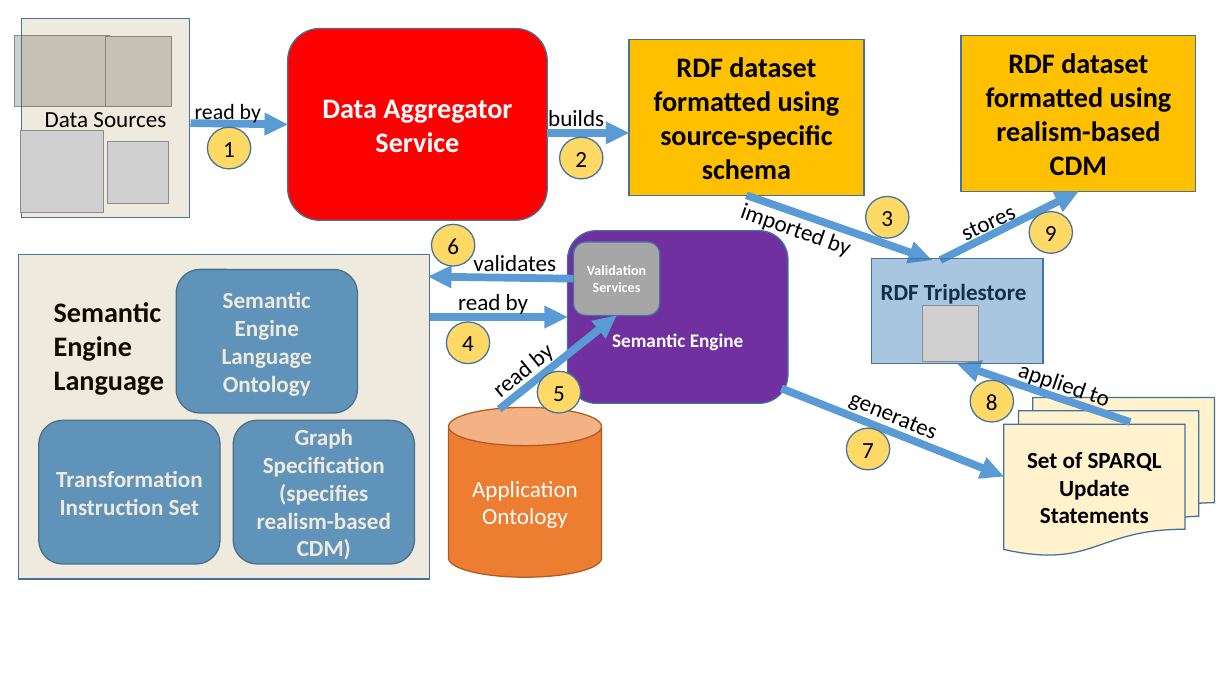
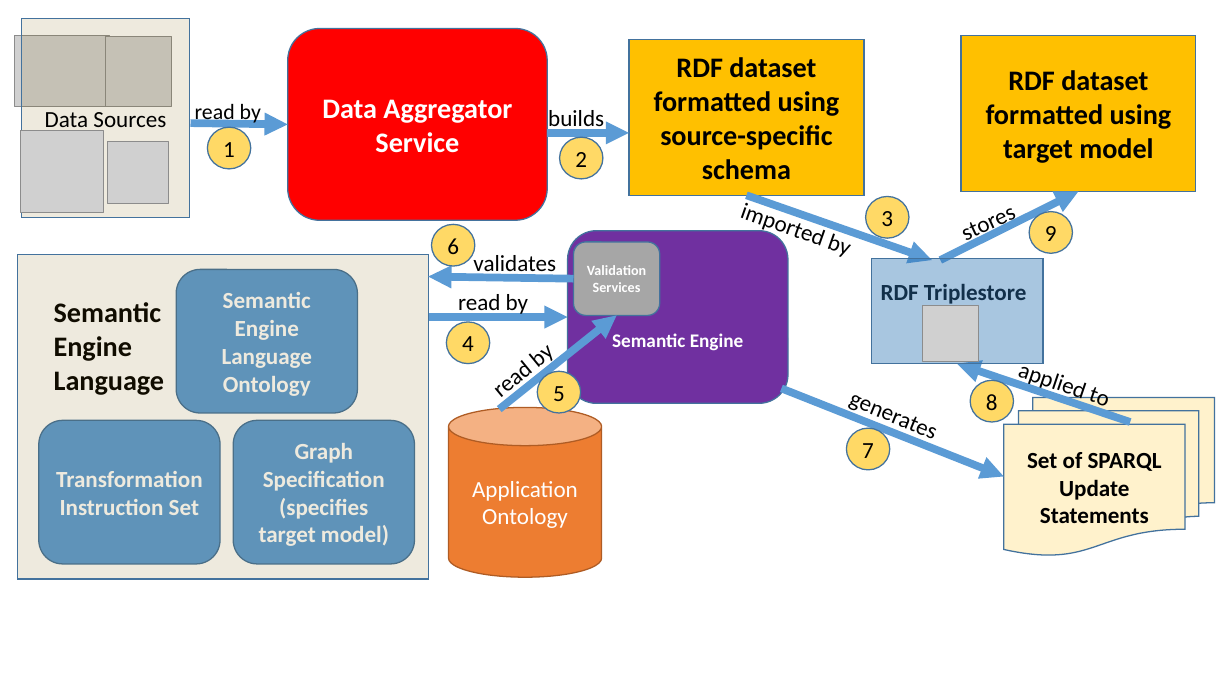
Before and after one commit to PennTURBO/semantic-engine, a slide deck: slide 3 of Acorn_diagrams.pptx. Drawn at 1232x693 pixels with LibreOffice and Linux fonts; fonts in the diff are those of the drawing; grey boxes stand for pictures. Boxes give left, top, right and bottom in pixels: in the first picture for what was removed or moved away, otherwise in the second. Text is boxed around its words. In the diff, an @@ line names an element or a change of style, - is before the commit and + after.

```diff
--- a/Acorn_diagrams.pptx
+++ b/Acorn_diagrams.pptx
@@ text in rectangle at (986, 70, 1172, 163): text changed @@
-RDF dataset formatted using realism-based CDM
+RDF dataset formatted using target model
@@ text in rounded rectangle at (259, 443, 389, 546): text changed @@
-Graph Specification (specifies realism-based CDM)
+Graph Specification (specifies target model)
```
Also in this commit, not shown: 2 other slides changed, 1 other file.
